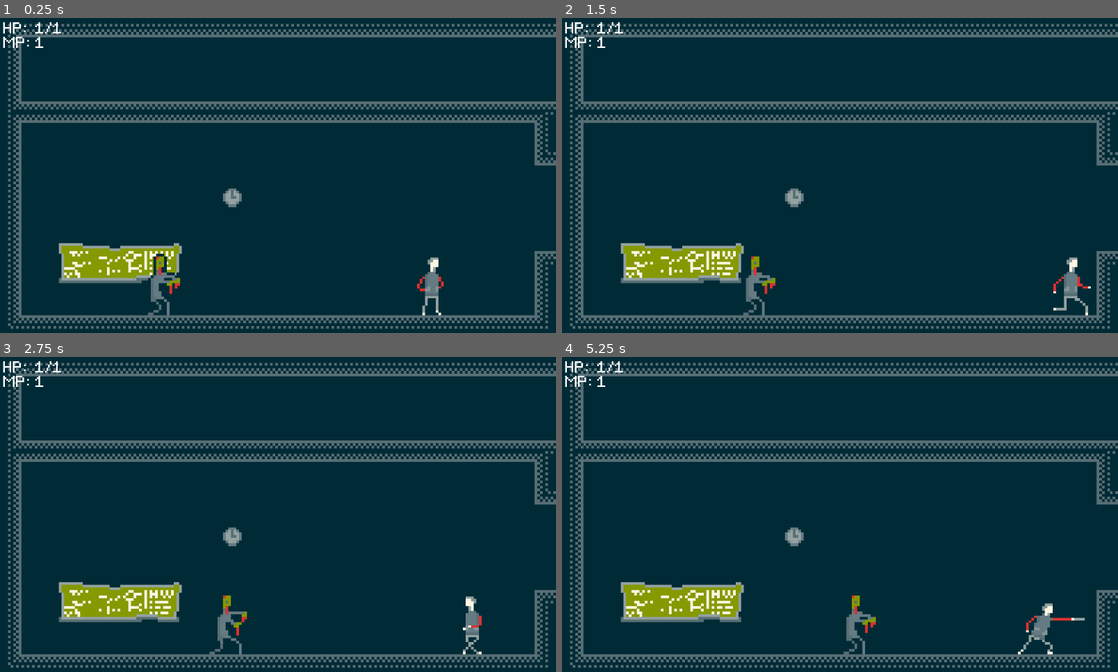
Above: before the commit, frames 1-4 (two rows, left to right).
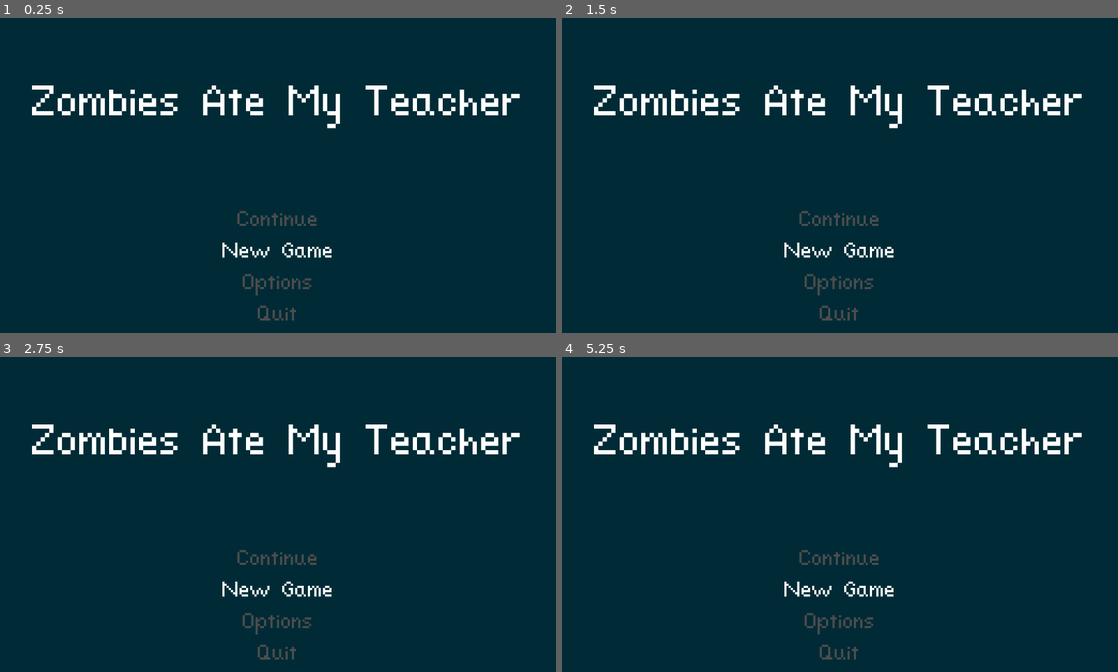
Above: after the commit, the same moments.

Repository: CloneDeath/ZombiesAteMyTeacher
Game: Godot game, scene res://Menu/Main/MainMenu.tscn
The game is run twice, just before and just after one commit, with the same random seed, the same clock (stepped at 60 frames per second) and the same inputs. Before the commit the project starts from res://Levels/Levels/Classroom/Classroom.tscn.
Inputs:
- Up to frame 1 (0.25 s): no input
- Up to frame 2 (1.5 s): hold Right (move_right) from 0.53 s (still down); tap F (attack_weapon) at 0.6 s; tap Space (move_jump) at 0.77 s; tap Down (move_crouch) at 1.35 s
- Up to frame 3 (2.75 s): tap Space (move_jump) at 1.52 s; release Right (move_right) at 2.03 s; hold Left (move_left) from 2.03 s (still down); tap F (attack_weapon) at 2.1 s
- Up to frame 4 (5.25 s): release Left (move_left) at 2.78 s; hold Right (move_right) 2.78-4.28 s; tap Down (move_crouch) at 2.85, 4.35 s; tap Space (move_jump) at 3.02, 3.77, 4.52 s; tap F (attack_weapon) at 3.6, 5.1 s; hold Left (move_left) 4.28-5.03 s; hold Right (move_right) from 5.03 s (still down)

The runs differ from the first frame. In frame 1, 16% of the frame differs, in the area x 0-100%, y 1-99%; in frame 2, 16%; in frame 3, 16%; in frame 4, 16%.

Commit message:
Added title screen.

Diff:
--- /dev/null
+++ b/Menu/Main/MainMenu.tscn
@@ -0,0 +1,78 @@
+[gd_scene load_steps=4 format=2]
+
+[ext_resource path="res://NeekoFont.ttf" type="DynamicFontData" id=1]
+
+[sub_resource type="DynamicFont" id=1]
+size = 128
+font_data = ExtResource( 1 )
+
+[sub_resource type="DynamicFont" id=2]
+size = 64
+font_data = ExtResource( 1 )
+
+[node name="MainMenu" type="Node2D"]
+
+[node name="Title" type="Label" parent="."]
+margin_top = 100.0
+margin_right = 1040.0
+margin_bottom = 210.0
+custom_fonts/font = SubResource( 1 )
+text = "Zombies Ate My Teacher"
+align = 1
+__meta__ = {
+"_edit_use_anchors_": false
+}
+
+[node name="VBoxContainer" type="VBoxContainer" parent="."]
+margin_top = 350.0
+margin_right = 1040.0
+margin_bottom = 640.0
+__meta__ = {
+"_edit_use_anchors_": false
+}
+
+[node name="Option1" type="Label" parent="VBoxContainer"]
+margin_right = 1040.0
+margin_bottom = 55.0
+custom_fonts/font = SubResource( 2 )
+custom_colors/font_color = Color( 0.301961, 0.301961, 0.301961, 1 )
+text = "Continue"
+align = 1
+__meta__ = {
+"_edit_use_anchors_": false
+}
+
+[node name="Option2" type="Label" parent="VBoxContainer"]
+margin_top = 59.0
+margin_right = 1040.0
+margin_bottom = 114.0
+custom_fonts/font = SubResource( 2 )
+text = "New Game"
+align = 1
+__meta__ = {
+"_edit_use_anchors_": false
+}
+
+[node name="Option3" type="Label" parent="VBoxContainer"]
+margin_top = 118.0
+margin_right = 1040.0
+margin_bottom = 173.0
+custom_fonts/font = SubResource( 2 )
+custom_colors/font_color = Color( 0.301961, 0.301961, 0.301961, 1 )
+text = "Options"
+align = 1
+__meta__ = {
+"_edit_use_anchors_": false
+}
+
+[node name="Option4" type="Label" parent="VBoxContainer"]
+margin_top = 177.0
+margin_right = 1040.0
+margin_bottom = 232.0
+custom_fonts/font = SubResource( 2 )
+custom_colors/font_color = Color( 0.301961, 0.301961, 0.301961, 1 )
+text = "Quit"
+align = 1
+__meta__ = {
+"_edit_use_anchors_": false
+}
--- a/project.godot
+++ b/project.godot
@@ -45,7 +45,7 @@
 [application]
 
 config/name="Zombies Ate My Teacher"
-run/main_scene="res://Levels/Levels/Classroom/Classroom.tscn"
+run/main_scene="res://Menu/Main/MainMenu.tscn"
 config/icon="res://icon.png"
 
 [display]
